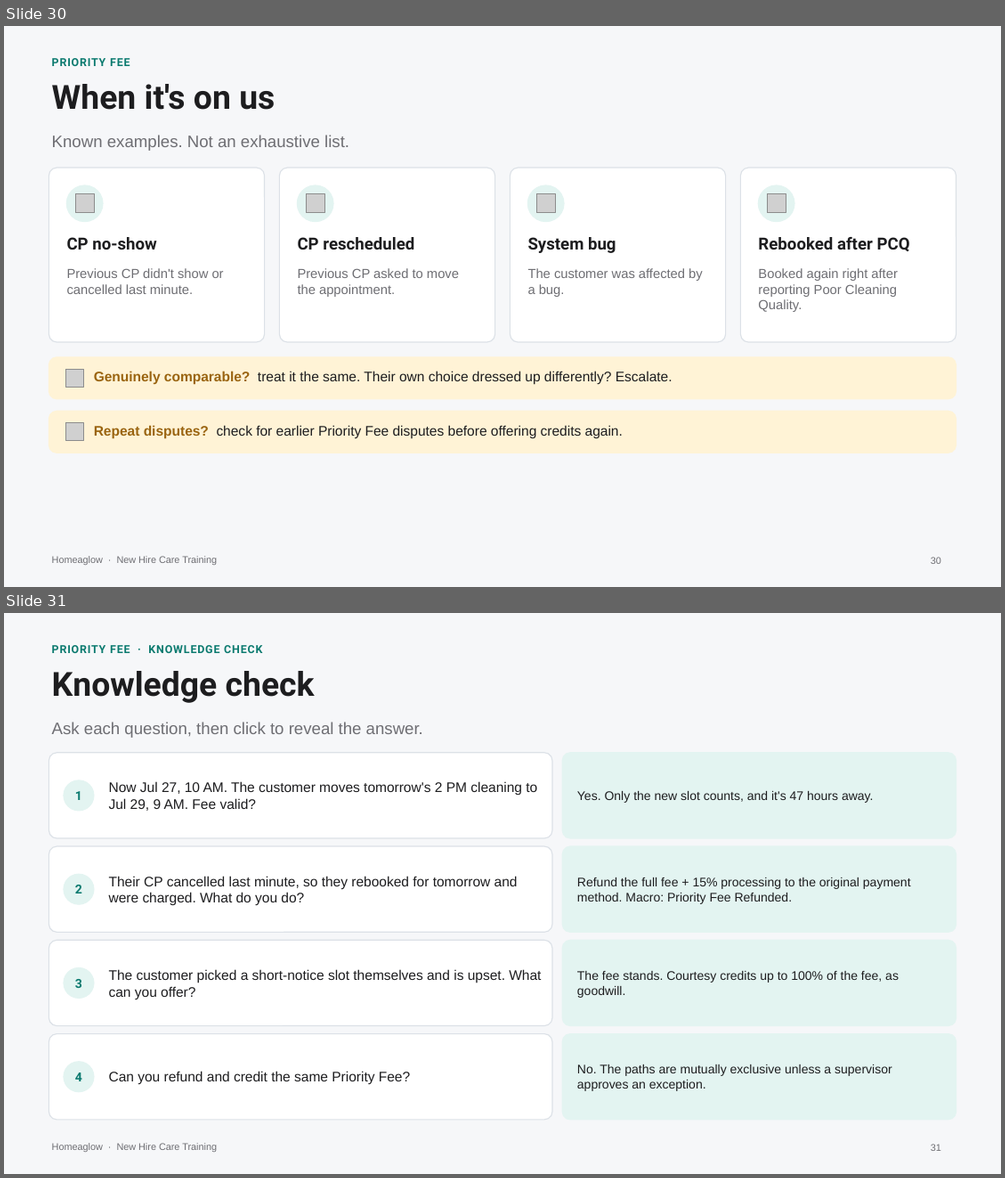
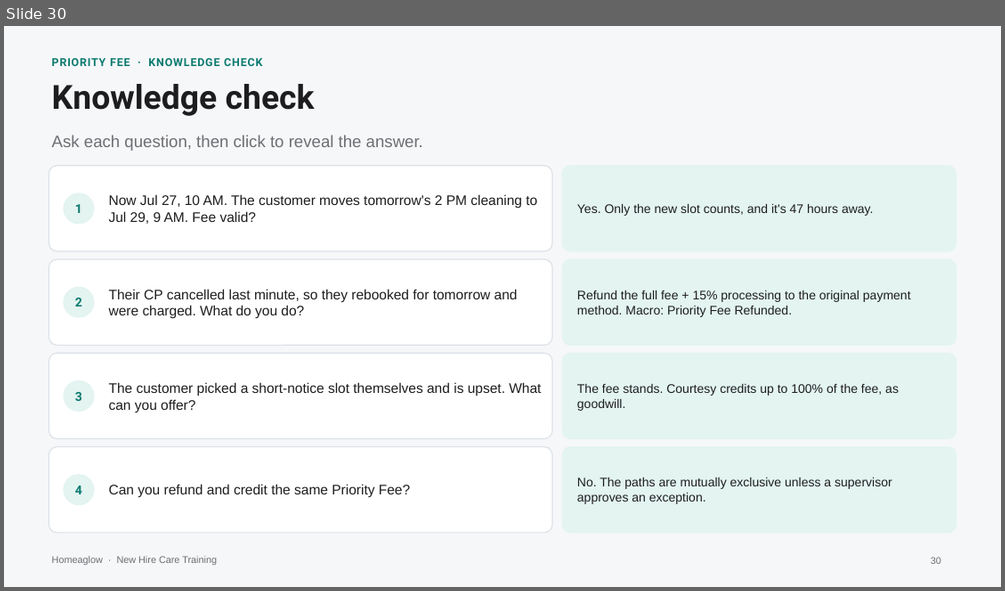
Before and after one commit to anjulimichelle/training, a slide deck: incorrect-info-lmc-lockout/incorrect-info-lmc-lockout.pptx. Shown one above the other, each under a label of ours: slides 30 and 31 before the commit, slide 30 after it. The pictures are 1005x1178 and 1005x591 pixels, drawn with LibreOffice and Linux fonts; fonts in the diff are those of the drawing; grey boxes stand for pictures. Boxes give left, top, right and bottom in pixels: in the first picture for what was removed or moved away, otherwise in the second. Text is boxed around its words. In the diff, an @@ line names an element or a change of style, - is before the commit and + after.

```diff
--- a/incorrect-info-lmc-lockout/incorrect-info-lmc-lockout.pptx
+++ b/incorrect-info-lmc-lockout/incorrect-info-lmc-lockout.pptx
@@ slide 30 removed at [4, 26, 1001, 587], background #F6F7F9; not listed: 1 template element that a slide beside it also shows @@
@@ text removed at [52, 58, 129, 66] @@
-PRIORITY FEE
@@ text removed at [52, 84, 275, 110] @@
-When it's on us
@@ text removed at [52, 135, 349, 151] @@
-Known examples. Not an exhaustive list.
@@ rounded rectangle removed at [48, 168, 264, 342] @@
@@ ellipse removed at [67, 185, 103, 222] @@
@@ rounded rectangle removed at [279, 168, 494, 342] @@
@@ ellipse removed at [297, 185, 333, 222] @@
@@ rounded rectangle removed at [510, 168, 726, 342] @@
@@ ellipse removed at [527, 185, 563, 222] @@
@@ rounded rectangle removed at [741, 168, 956, 342] @@
@@ ellipse removed at [759, 185, 794, 222] @@
@@ picture removed at [76, 194, 95, 214] @@
@@ picture removed at [306, 194, 325, 214] @@
@@ picture removed at [536, 194, 555, 214] @@
@@ picture removed at [767, 194, 785, 214] @@
@@ text removed at [67, 237, 156, 249] @@
-CP no-show
@@ text removed at [298, 237, 414, 249] @@
-CP rescheduled
@@ text removed at [528, 237, 616, 253] @@
-System bug
@@ text removed at [758, 237, 910, 251] @@
-Rebooked after PCQ
@@ text removed at [67, 268, 224, 294] @@
-Previous CP didn't show or cancelled last minute.
@@ text removed at [298, 268, 459, 297] @@
-Previous CP asked to move the appointment.
@@ text removed at [528, 268, 703, 297] @@
-The customer was affected by a bug.
@@ text removed at [758, 268, 897, 312] @@
-Booked again right after reporting Poor Cleaning Quality.
@@ rounded rectangle removed at [48, 357, 956, 399] @@
@@ picture removed at [65, 369, 84, 386] @@
@@ text removed at [94, 370, 672, 385] @@
-Genuinely comparable? treat it the same. Their own choice dressed up differently? Escalate.
@@ rounded rectangle removed at [48, 410, 956, 452] @@
@@ picture removed at [65, 423, 84, 441] @@
@@ text removed at [94, 425, 623, 438] @@
-Repeat disputes? check for earlier Priority Fee disputes before offering credits again.
@@ page number removed at [930, 556, 941, 564] @@
-30
@@ what was slide 31 is now slide 30 @@
@@ page number at [930, 556, 941, 564]: text changed @@
-31
+30
```
Also in this commit, not shown: 1 slide changed, 1 slide added, 1 other slide removed, 1 other file.
